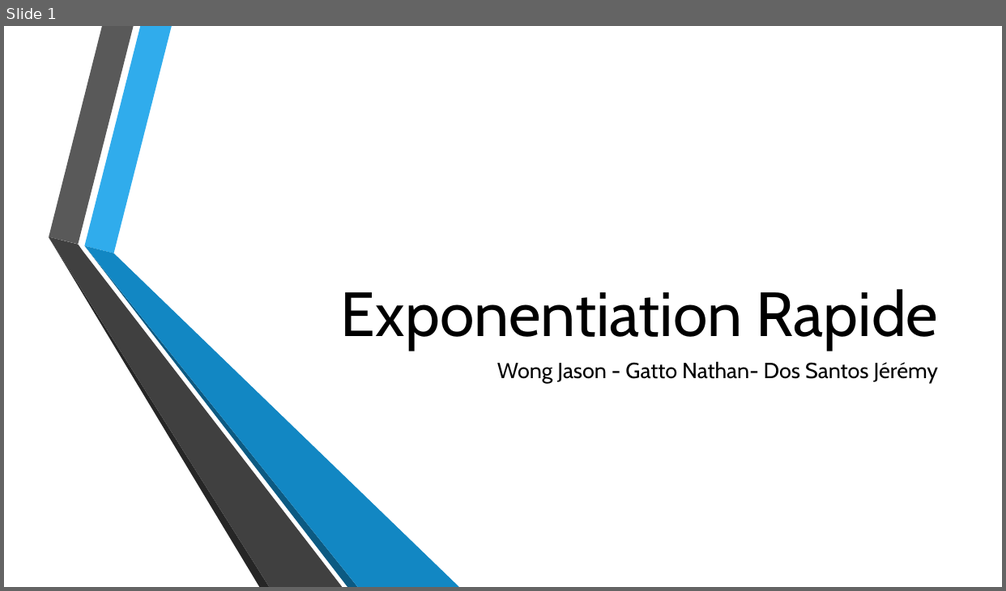
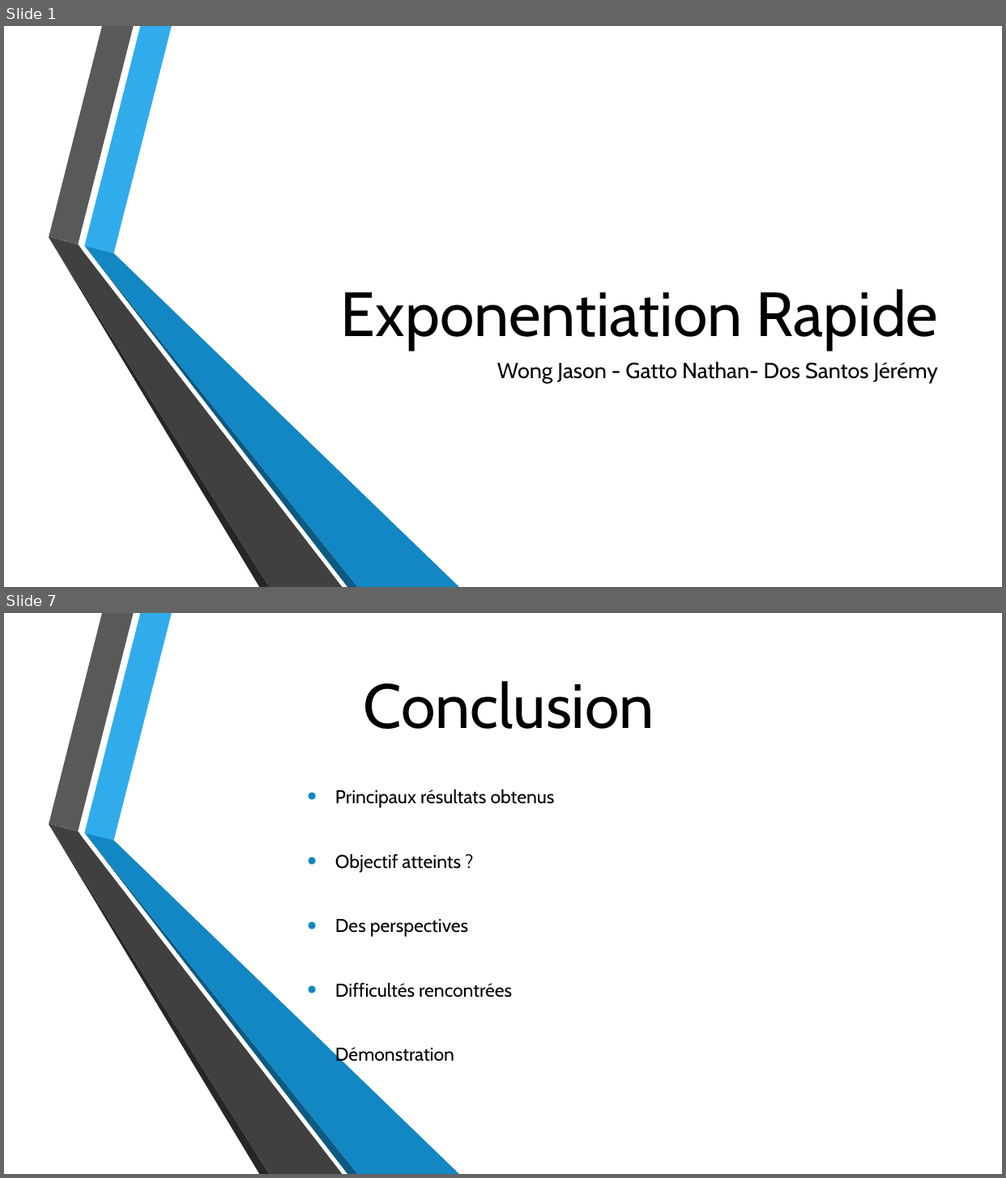
Before and after one commit to Linkoun/Exponentiation_Rapide, a slide deck: Présentation.pptx. Shown one above the other, each under a label of ours: slide 1 before the commit, slides 1 and 7 after it; the slides between them are not shown. The pictures are 1006x591 and 1006x1178 pixels, drawn with LibreOffice and Linux fonts; fonts in the diff are those of the drawing; background and template pictures are left out. Boxes give left, top, right and bottom in pixels: in the first picture for what was removed or moved away, otherwise in the second. Text is boxed around its words. In the diff, an @@ line names an element or a change of style, - is before the commit and + after.

```diff
--- a/Présentation.pptx
+++ b/Présentation.pptx
@@ slide 7 added at [4,613,1002,1174], background picture (left out); not listed: 6 template elements that a slide beside it also shows @@
@@ title added at [364,681,654,729], 60 pt, text #000000 @@
+Conclusion
@@ subtitle added at [335,789,555,998], 17.9 pt, text #000000 @@
+• Principaux résultats obtenus
+• Objectif atteints ?
+• Des perspectives
+• Difficultés rencontrées
+• Démonstration
```
Also in this commit, not shown: 1 slide changed, 4 other slides added.
